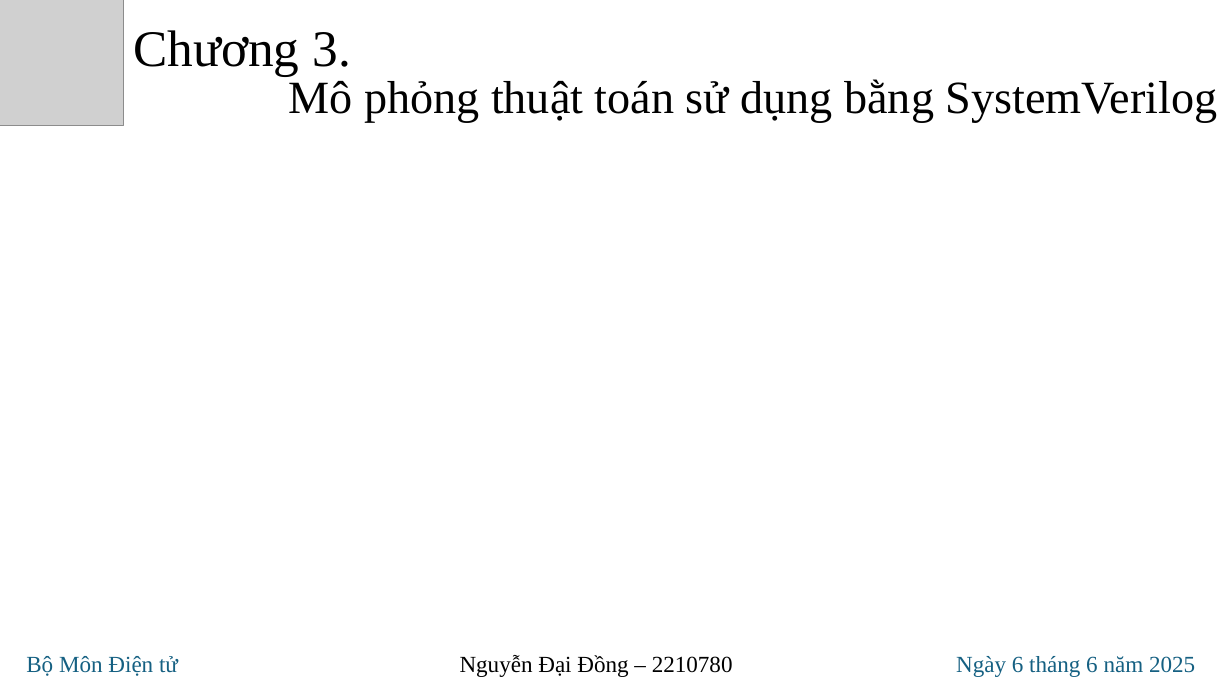
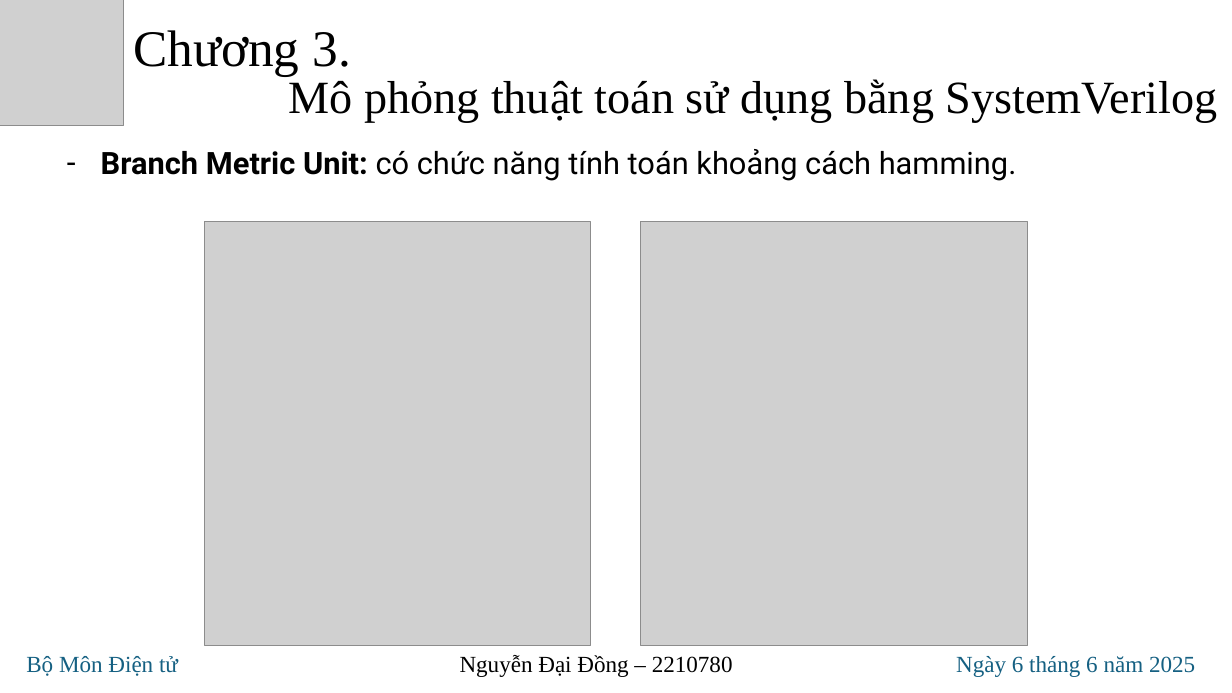
Before and after one commit to Noname-29-lnin/Viterbi_decoder, a slide deck: slide 8 of 20_doc/ppt/NguyenDaiDong-2210780.pptx (slide 5 before the commit). Drawn at 1232x693 pixels with LibreOffice and Linux fonts; fonts in the diff are those of the drawing; grey boxes stand for pictures. Boxes give left, top, right and bottom in pixels: in the first picture for what was removed or moved away, otherwise in the second. Text is boxed around its words. In the diff, an @@ line names an element or a change of style, - is before the commit and + after.

```diff
--- a/20_doc/ppt/NguyenDaiDong-2210780.pptx
+++ b/20_doc/ppt/NguyenDaiDong-2210780.pptx
@@ text added at [101, 149, 1017, 181], 24 pt, text #000000 @@
+– Branch Metric Unit: có chức năng tính toán khoảng cách hamming.
@@ picture added at [205, 222, 591, 645] @@
@@ picture added at [640, 222, 1028, 645] @@
```
Also in this commit, not shown: 4 other slides changed, 7 slides added, 16 other files.
